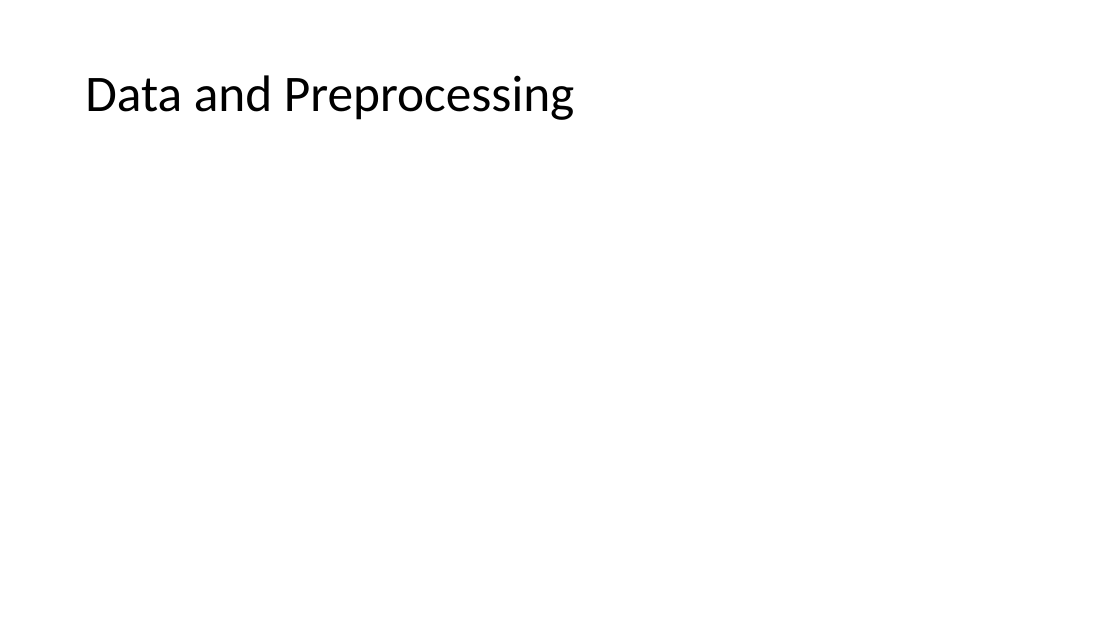
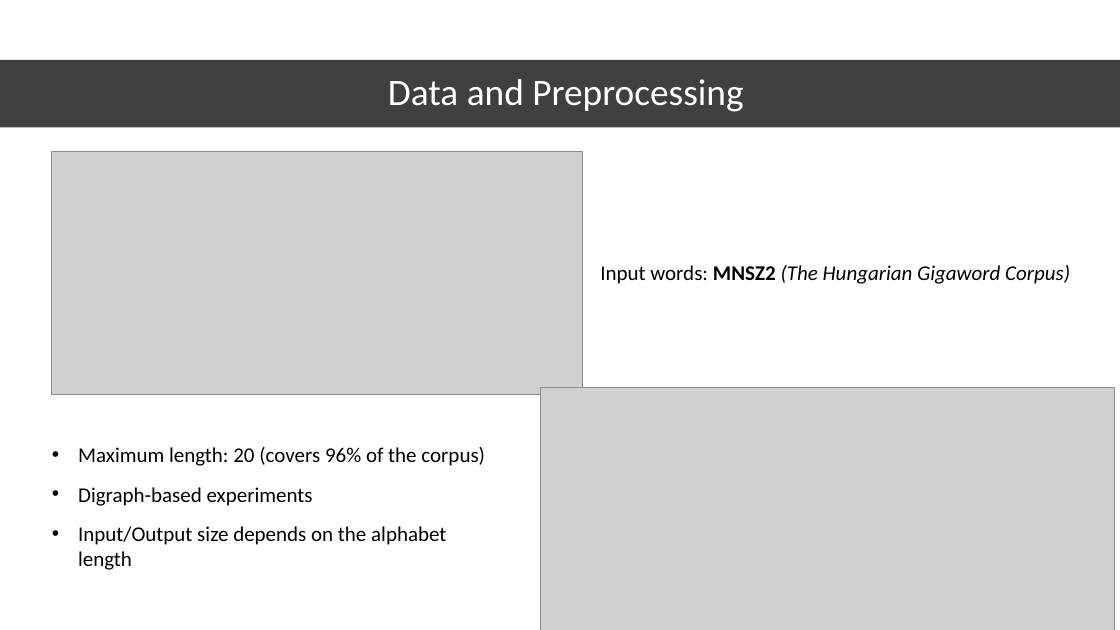
Before and after one commit to evelkey/vahun, a slide deck: slide 4 of Documentation/Autoencoderes kísérletek magyar nyelven.pptx. Drawn at 1120x630 pixels with LibreOffice and Linux fonts; fonts in the diff are those of the drawing; grey boxes stand for pictures. Boxes give left, top, right and bottom in pixels: in the first picture for what was removed or moved away, otherwise in the second. Text is boxed around its words. In the diff, an @@ line names an element or a change of style, - is before the commit and + after.

```diff
--- a/Documentation/Autoencoderes kísérletek magyar nyelven.pptx
+++ b/Documentation/Autoencoderes kísérletek magyar nyelven.pptx
@@ title "Data and Preprocessing": place and size @@
-title "Data and Preprocessing" at bbox=[85, 75, 574, 120]
+title "Data and Preprocessing" at bbox=[388, 79, 743, 112]
@@ title "Data and Preprocessing" at bbox=[388, 79, 743, 112]: size 44 to 32 pt, text colour #000000 to #FFFFFF; alignment left to centre @@
@@ rectangle added at bbox=[0, 60, 1120, 128], fill #000000 at 75% opacity @@
@@ picture added at bbox=[51, 151, 583, 394] @@
@@ text added at bbox=[600, 265, 1070, 284], 18 pt, text #000000, italic @@
+Input words: MNSZ2 (The Hungarian Gigaword Corpus)
@@ picture added at bbox=[541, 388, 1115, 630] @@
@@ text added at bbox=[78, 447, 485, 570], 18 pt, text #000000 @@
+• Maximum length: 20 (covers 96% of the corpus)
+• Digraph-based experiments
+• Input/Output size depends on the alphabet length
```
Also in this commit, not shown: 5 other slides changed, 2 slides added, 4 slides removed, 1 other file.
